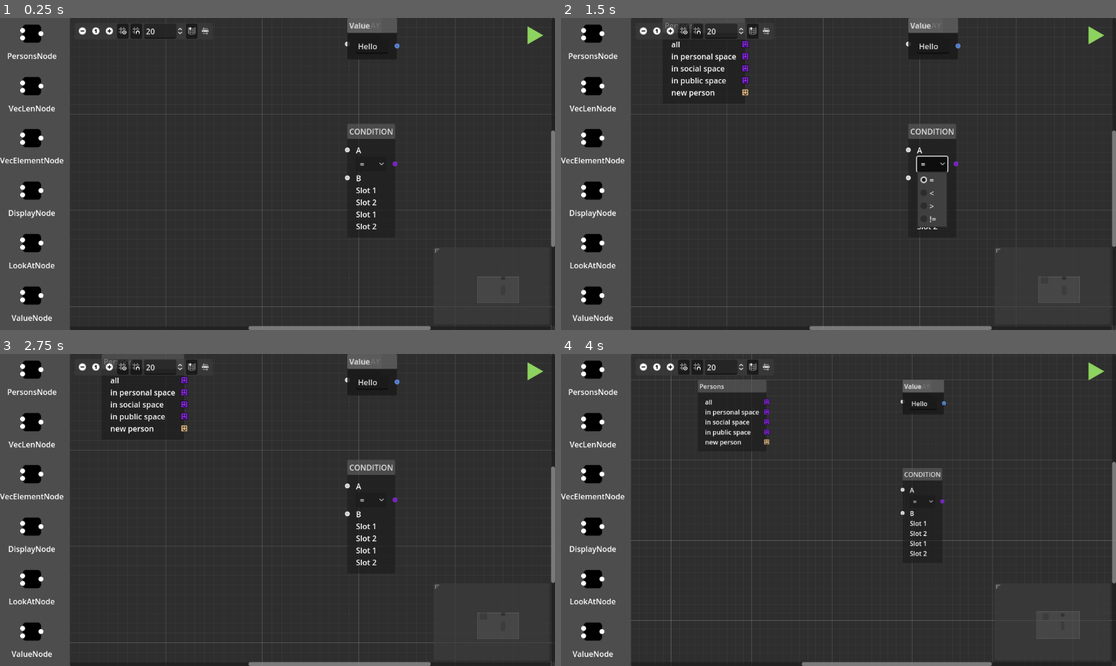
Above: before the commit, frames 1-4 (two rows, left to right).
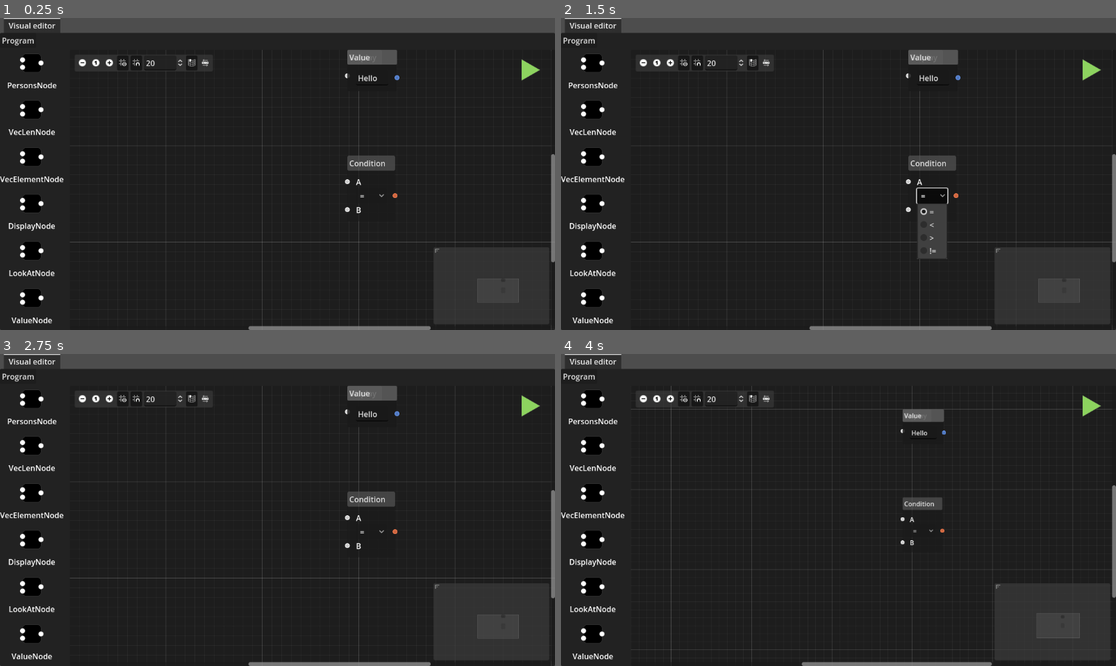
Above: after the commit, the same moments.

Repository: severin-lemaignan/VisualCodeEditor
Game: Godot game, scene res://nodeeditor.tscn
The game is run twice, just before and just after one commit, with the same random seed, the same clock (stepped at 60 frames per second) and the same inputs.
Inputs (mouse positions are in pixels of both pictures, inside the frame that each line leads up to; where the layout moved, square brackets give the same spot in the first picture):
- Up to frame 1 (0.25 s): no input
- Up to frame 2 (1.5 s): click (594, 36) at 0.52 s; click "=" at 1.25 s
- Up to frame 3 (2.75 s): click (532, 407) [538, 372] at 2 s
- Up to frame 4 (4 s): click (1093, 407) [1099, 372] at 2.75 s; click (644, 397) [644, 366] at 3.5 s

The runs differ from the first frame. In frame 1, 19% of the frame differs, in the area x 0-100%, y 0-100%; in frame 2, 20%; in frame 3, 20%; in frame 4, 20%.

Commit message:
WIP on main window + other small stuff

Diff:
--- a/GraphEdit.gd
+++ b/GraphEdit.gd
@@ -7,6 +7,7 @@
 
 	for t in Constants.Type:
 			add_valid_connection_type(Constants.Type[t] | Constants.Type.VECTOR, Constants.Type.VECTOR)
+			add_valid_connection_type(Constants.Type[t], Constants.Type.ANY)
 
 	for i in Constants.COMPATIBLE_PORTS_TYPE.keys():
 		for o in Constants.COMPATIBLE_PORTS_TYPE[i]:
--- /dev/null
+++ b/UI.tres
@@ -0,0 +1,6 @@
+[gd_resource type="Theme" load_steps=2 format=3 uid="uid://bw15wljpsw2p8"]
+
+[sub_resource type="StyleBoxFlat" id="StyleBoxFlat_l6ooc"]
+
+[resource]
+PopupMenu/styles/panel = SubResource("StyleBoxFlat_l6ooc")
--- a/constants.gd
+++ b/constants.gd
@@ -46,3 +46,10 @@
 # to this input port.
 # Connection of matching types are implicit and do not need to be specified.
 var COMPATIBLE_PORTS_TYPE = {Type.TF_FRAME: [Type.PERSON]}
+
+func nb_outputs(slots):
+	var nb = 0
+	for s in slots:
+		if s[2]:
+			nb += 1
+	return nb
--- /dev/null
+++ b/main.gd
@@ -0,0 +1,11 @@
+extends Control
+
+
+# Called when the node enters the scene tree for the first time.
+func _ready():
+	pass
+
+
+# Called every frame. 'delta' is the elapsed time since the previous frame.
+func _process(delta):
+	pass
--- a/nodeeditor.gd
+++ b/nodeeditor.gd
@@ -1,13 +1,12 @@
 extends Control
 
-@onready var NodeLibrary = $NodesLibrary
-@onready var Graph = $Panels/GraphEdit
-@onready var BtnContainer = $Panels/BtnContainer
+@onready var NodesLibrary = $NodesLibrary
+@onready var Graph = $"VBoxContainer/Panels/GraphEdit"
+@onready var BtnContainer = $VBoxContainer/Panels/BtnContainer
 
 # Called when the node enters the scene tree for the first time.
 func _ready():
-	$NodesLibrary.hide()
-	$Panels.show()
+	NodesLibrary.hide()
 
 	add_part("DisplayNode")
 	add_part("ConditionNode")
@@ -22,7 +21,7 @@
 	pass
 
 func add_part(node_name: String):
-	var part: GraphNode = NodeLibrary.get_node(node_name).duplicate()
+	var part: GraphNode = NodesLibrary.get_node(node_name).duplicate()
 	Graph.add_child(part, true) # Use a friendly node name to help with save/load later
 	part.position_offset.x = get_viewport().get_mouse_position().x
 
@@ -30,7 +29,7 @@
 	clear_graph()
 	for node in graph_data.nodes:
 		# Get new node from factory autoload (singleton)
-		var gnode = NodeLibrary.get_node(node.type)
+		var gnode = NodesLibrary.get_node(node.type)
 		gnode.offset = node.offset
 		gnode.name = node.name
 		Graph.add_child(gnode)
--- a/nodeeditor.tscn
+++ b/nodeeditor.tscn
@@ -1,6 +1,7 @@
-[gd_scene load_steps=13 format=3 uid="uid://c4ksq303e1yo2"]
+[gd_scene load_steps=15 format=3 uid="uid://c4ksq303e1yo2"]
 
 [ext_resource type="Script" path="res://nodeeditor.gd" id="1_dafuw"]
+[ext_resource type="Script" path="res://main.gd" id="1_qcn85"]
 [ext_resource type="PackedScene" uid="uid://nwf7c00xvug4" path="res://node_btn.tscn" id="2_02rvu"]
 [ext_resource type="Script" path="res://GraphEdit.gd" id="2_ptuir"]
 [ext_resource type="Script" path="res://nodes/LookAtNode.gd" id="4_a3m8u"]
@@ -9,9 +10,10 @@
 [ext_resource type="Script" path="res://nodes/VecLenNode.gd" id="4_qvut4"]
 [ext_resource type="Script" path="res://nodes/VecElementNode.gd" id="5_3vrbi"]
 [ext_resource type="Texture2D" uid="uid://dwhtjslwknta" path="res://res/person.svg" id="5_8guv1"]
-[ext_resource type="Script" path="res://nodes/Node.gd" id="5_k6o80"]
 [ext_resource type="Texture2D" uid="uid://bcydpepfj14rx" path="res://res/play.svg" id="5_ngxnr"]
 [ext_resource type="Script" path="res://nodes/PersonsNode.gd" id="6_e76wd"]
+[ext_resource type="Script" path="res://nodes/DisplayNode.gd" id="7_ualx4"]
+[ext_resource type="Script" path="res://nodes/ConditionNode.gd" id="12_81ksd"]
 
 [node name="NodeEditor" type="Control"]
 layout_mode = 3
@@ -20,9 +22,9 @@
 anchor_bottom = 1.0
 grow_horizontal = 2
 grow_vertical = 2
-script = ExtResource("1_dafuw")
-
-[node name="Panels" type="HSplitContainer" parent="."]
+script = ExtResource("1_qcn85")
+
+[node name="MainLayout" type="VBoxContainer" parent="."]
 layout_mode = 1
 anchors_preset = 15
 anchor_right = 1.0
@@ -30,45 +32,20 @@
 grow_horizontal = 2
 grow_vertical = 2
 
-[node name="BtnContainer" type="VBoxContainer" parent="Panels"]
-custom_minimum_size = Vector2(50, 0)
-layout_mode = 2
-
-[node name="PersonsBtn" parent="Panels/BtnContainer" instance=ExtResource("2_02rvu")]
-layout_mode = 2
-node_name = "PersonsNode"
-
-[node name="VecLenBtn" parent="Panels/BtnContainer" instance=ExtResource("2_02rvu")]
-layout_mode = 2
-node_name = "VecLenNode"
-
-[node name="VecElement" parent="Panels/BtnContainer" instance=ExtResource("2_02rvu")]
-layout_mode = 2
-node_name = "VecElementNode"
-
-[node name="DisplayBtn" parent="Panels/BtnContainer" instance=ExtResource("2_02rvu")]
-layout_mode = 2
-node_name = "DisplayNode"
-
-[node name="LookAtBtn" parent="Panels/BtnContainer" instance=ExtResource("2_02rvu")]
-layout_mode = 2
-node_name = "LookAtNode"
-
-[node name="ValueBtn" parent="Panels/BtnContainer" instance=ExtResource("2_02rvu")]
-layout_mode = 2
-node_name = "ValueNode"
-
-[node name="GraphEdit" type="GraphEdit" parent="Panels"]
-layout_mode = 2
-right_disconnects = true
-script = ExtResource("2_ptuir")
-
-[node name="NodesLibrary" type="Control" parent="."]
-anchors_preset = 0
-offset_right = 40.0
-offset_bottom = 40.0
-
-[node name="ValueNode" type="GraphNode" parent="NodesLibrary"]
+[node name="TabContainer" type="TabContainer" parent="MainLayout"]
+layout_mode = 2
+size_flags_vertical = 3
+drag_to_rearrange_enabled = true
+
+[node name="Visual editor" type="PanelContainer" parent="MainLayout/TabContainer"]
+layout_mode = 2
+script = ExtResource("1_dafuw")
+
+[node name="NodesLibrary" type="Control" parent="MainLayout/TabContainer/Visual editor"]
+visible = false
+layout_mode = 2
+
+[node name="ValueNode" type="GraphNode" parent="MainLayout/TabContainer/Visual editor/NodesLibrary"]
 layout_mode = 0
 offset_left = 600.0
 offset_top = 93.0
@@ -86,12 +63,12 @@
 slot/0/draw_stylebox = true
 script = ExtResource("4_e1hqw")
 
-[node name="LineEdit" type="LineEdit" parent="NodesLibrary/ValueNode"]
+[node name="LineEdit" type="LineEdit" parent="MainLayout/TabContainer/Visual editor/NodesLibrary/ValueNode"]
 layout_mode = 2
 text = "Hello"
 placeholder_text = "type..."
 
-[node name="VecLenNode" type="GraphNode" parent="NodesLibrary"]
+[node name="VecLenNode" type="GraphNode" parent="MainLayout/TabContainer/Visual editor/NodesLibrary"]
 layout_mode = 0
 offset_left = 324.0
 offset_top = -19.0
@@ -109,12 +86,12 @@
 slot/0/draw_stylebox = true
 script = ExtResource("4_qvut4")
 
-[node name="LineEdit" type="Label" parent="NodesLibrary/VecLenNode"]
+[node name="LineEdit" type="Label" parent="MainLayout/TabContainer/Visual editor/NodesLibrary/VecLenNode"]
 layout_mode = 2
 text = "0
 "
 
-[node name="VecElementNode" type="GraphNode" parent="NodesLibrary"]
+[node name="VecElementNode" type="GraphNode" parent="MainLayout/TabContainer/Visual editor/NodesLibrary"]
 layout_mode = 0
 offset_left = 331.0
 offset_top = 101.0
@@ -132,16 +109,16 @@
 slot/0/draw_stylebox = true
 script = ExtResource("5_3vrbi")
 
-[node name="ElemNum" type="SpinBox" parent="NodesLibrary/VecElementNode"]
-layout_mode = 2
-
-[node name="DisplayNode" type="GraphNode" parent="NodesLibrary"]
+[node name="ElemNum" type="SpinBox" parent="MainLayout/TabContainer/Visual editor/NodesLibrary/VecElementNode"]
+layout_mode = 2
+
+[node name="DisplayNode" type="GraphNode" parent="MainLayout/TabContainer/Visual editor/NodesLibrary"]
 layout_mode = 0
 offset_left = 713.0
 offset_top = 208.0
 offset_right = 785.0
 offset_bottom = 286.0
-title = "DISPLAY"
+title = "Display"
 slot/0/left_enabled = true
 slot/0/left_type = 0
 slot/0/left_color = Color(1, 1, 1, 1)
@@ -151,11 +128,12 @@
 slot/0/right_color = Color(1, 1, 1, 1)
 slot/0/right_icon = null
 slot/0/draw_stylebox = true
-
-[node name="Label" type="Label" parent="NodesLibrary/DisplayNode"]
-layout_mode = 2
-
-[node name="LookAtNode" type="GraphNode" parent="NodesLibrary"]
+script = ExtResource("7_ualx4")
+
+[node name="Label" type="Label" parent="MainLayout/TabContainer/Visual editor/NodesLibrary/DisplayNode"]
+layout_mode = 2
+
+[node name="LookAtNode" type="GraphNode" parent="MainLayout/TabContainer/Visual editor/NodesLibrary"]
 layout_mode = 0
 offset_left = 445.0
 offset_top = 239.0
@@ -173,10 +151,10 @@
 slot/0/draw_stylebox = true
 script = ExtResource("4_a3m8u")
 
-[node name="Label" type="Label" parent="NodesLibrary/LookAtNode"]
-layout_mode = 2
-
-[node name="PersonsNode" type="GraphNode" parent="NodesLibrary"]
+[node name="Label" type="Label" parent="MainLayout/TabContainer/Visual editor/NodesLibrary/LookAtNode"]
+layout_mode = 2
+
+[node name="PersonsNode" type="GraphNode" parent="MainLayout/TabContainer/Visual editor/NodesLibrary"]
 layout_mode = 0
 offset_left = 39.0
 offset_top = 24.0
@@ -230,32 +208,32 @@
 slot/4/draw_stylebox = true
 script = ExtResource("6_e76wd")
 
-[node name="Label4" type="Label" parent="NodesLibrary/PersonsNode"]
+[node name="Label4" type="Label" parent="MainLayout/TabContainer/Visual editor/NodesLibrary/PersonsNode"]
 layout_mode = 2
 text = "all
 "
 
-[node name="Label" type="Label" parent="NodesLibrary/PersonsNode"]
+[node name="Label" type="Label" parent="MainLayout/TabContainer/Visual editor/NodesLibrary/PersonsNode"]
 layout_mode = 2
 text = "in personal space
 "
 
-[node name="Label2" type="Label" parent="NodesLibrary/PersonsNode"]
+[node name="Label2" type="Label" parent="MainLayout/TabContainer/Visual editor/NodesLibrary/PersonsNode"]
 layout_mode = 2
 text = "in social space
 "
 
-[node name="Label3" type="Label" parent="NodesLibrary/PersonsNode"]
+[node name="Label3" type="Label" parent="MainLayout/TabContainer/Visual editor/NodesLibrary/PersonsNode"]
 layout_mode = 2
 text = "in public space
 "
 
-[node name="Label5" type="Label" parent="NodesLibrary/PersonsNode"]
+[node name="Label5" type="Label" parent="MainLayout/TabContainer/Visual editor/NodesLibrary/PersonsNode"]
 layout_mode = 2
 text = "new person
 "
 
-[node name="ConditionNode" type="GraphNode" parent="NodesLibrary"]
+[node name="ConditionNode" type="GraphNode" parent="MainLayout/TabContainer/Visual editor/NodesLibrary"]
 custom_minimum_size = Vector2(50, 50)
 layout_mode = 0
 offset_left = 789.0
@@ -264,7 +242,7 @@
 offset_bottom = 174.0
 mouse_filter = 1
 position_offset = Vector2(450, 220)
-title = "CONDITION"
+title = "Condition"
 slot/0/left_enabled = true
 slot/0/left_type = 0
 slot/0/left_color = Color(1, 1, 1, 1)
@@ -292,13 +270,13 @@
 slot/2/right_color = Color(1, 1, 1, 1)
 slot/2/right_icon = null
 slot/2/draw_stylebox = true
-script = ExtResource("5_k6o80")
-
-[node name="Label" type="Label" parent="NodesLibrary/ConditionNode"]
+script = ExtResource("12_81ksd")
+
+[node name="Label" type="Label" parent="MainLayout/TabContainer/Visual editor/NodesLibrary/ConditionNode"]
 layout_mode = 2
 text = "A"
 
-[node name="OptionButton" type="OptionButton" parent="NodesLibrary/ConditionNode"]
+[node name="OptionButton" type="OptionButton" parent="MainLayout/TabContainer/Visual editor/NodesLibrary/ConditionNode"]
 layout_mode = 2
 item_count = 4
 selected = 0
@@ -311,32 +289,86 @@
 popup/item_3/text = "!="
 popup/item_3/id = 3
 
-[node name="Label2" type="Label" parent="NodesLibrary/ConditionNode"]
+[node name="Label2" type="Label" parent="MainLayout/TabContainer/Visual editor/NodesLibrary/ConditionNode"]
 layout_mode = 2
 text = "B"
 
-[node name="HBoxContainer" type="HBoxContainer" parent="."]
+[node name="VBoxContainer" type="VBoxContainer" parent="MainLayout/TabContainer/Visual editor"]
+layout_mode = 2
+
+[node name="MenuBar" type="MenuBar" parent="MainLayout/TabContainer/Visual editor/VBoxContainer"]
+layout_mode = 2
+
+[node name="Program" type="PopupMenu" parent="MainLayout/TabContainer/Visual editor/VBoxContainer/MenuBar"]
+title = "File"
+item_count = 3
+item_0/text = "New"
+item_0/id = 0
+item_1/text = "Save"
+item_1/id = 1
+item_2/text = "Open"
+item_2/id = 2
+
+[node name="Panels" type="HSplitContainer" parent="MainLayout/TabContainer/Visual editor/VBoxContainer"]
+layout_mode = 2
+size_flags_vertical = 3
+
+[node name="BtnContainer" type="VBoxContainer" parent="MainLayout/TabContainer/Visual editor/VBoxContainer/Panels"]
+custom_minimum_size = Vector2(50, 0)
+layout_mode = 2
+
+[node name="PersonsBtn" parent="MainLayout/TabContainer/Visual editor/VBoxContainer/Panels/BtnContainer" instance=ExtResource("2_02rvu")]
+layout_mode = 2
+node_name = "PersonsNode"
+
+[node name="VecLenBtn" parent="MainLayout/TabContainer/Visual editor/VBoxContainer/Panels/BtnContainer" instance=ExtResource("2_02rvu")]
+layout_mode = 2
+node_name = "VecLenNode"
+
+[node name="VecElement" parent="MainLayout/TabContainer/Visual editor/VBoxContainer/Panels/BtnContainer" instance=ExtResource("2_02rvu")]
+layout_mode = 2
+node_name = "VecElementNode"
+
+[node name="DisplayBtn" parent="MainLayout/TabContainer/Visual editor/VBoxContainer/Panels/BtnContainer" instance=ExtResource("2_02rvu")]
+layout_mode = 2
+node_name = "DisplayNode"
+
+[node name="LookAtBtn" parent="MainLayout/TabContainer/Visual editor/VBoxContainer/Panels/BtnContainer" instance=ExtResource("2_02rvu")]
+layout_mode = 2
+node_name = "LookAtNode"
+
+[node name="ValueBtn" parent="MainLayout/TabContainer/Visual editor/VBoxContainer/Panels/BtnContainer" instance=ExtResource("2_02rvu")]
+layout_mode = 2
+node_name = "ValueNode"
+
+[node name="GraphEdit" type="GraphEdit" parent="MainLayout/TabContainer/Visual editor/VBoxContainer/Panels"]
+layout_mode = 2
+scroll_offset = Vector2(-26, -442)
+right_disconnects = true
+script = ExtResource("2_ptuir")
+
+[node name="HBoxContainer" type="HBoxContainer" parent="MainLayout/TabContainer/Visual editor/VBoxContainer/Panels/GraphEdit"]
 layout_mode = 1
 anchors_preset = 1
 anchor_left = 1.0
 anchor_right = 1.0
-offset_left = -58.0
-offset_top = 16.0
-offset_right = -18.0
-offset_bottom = 56.0
+offset_left = -70.0
+offset_top = 19.0
+offset_right = -30.0
+offset_bottom = 72.0
 grow_horizontal = 0
 
-[node name="PlayBtn" type="TextureButton" parent="HBoxContainer"]
+[node name="PlayBtn" type="TextureButton" parent="MainLayout/TabContainer/Visual editor/VBoxContainer/Panels/GraphEdit/HBoxContainer"]
 custom_minimum_size = Vector2(40, 40)
 layout_mode = 2
 texture_normal = ExtResource("5_ngxnr")
 ignore_texture_size = true
 stretch_mode = 4
 
-[connection signal="connection_request" from="Panels/GraphEdit" to="Panels/GraphEdit" method="_on_connection_request"]
-[connection signal="delete_nodes_request" from="Panels/GraphEdit" to="Panels/GraphEdit" method="_on_Graph_delete_nodes_request"]
-[connection signal="disconnection_request" from="Panels/GraphEdit" to="Panels/GraphEdit" method="_on_disconnection_request"]
-[connection signal="node_deselected" from="Panels/GraphEdit" to="Panels/GraphEdit" method="_on_Graph_node_deselected"]
-[connection signal="node_selected" from="Panels/GraphEdit" to="Panels/GraphEdit" method="_on_Graph_node_selected"]
-[connection signal="text_changed" from="NodesLibrary/ValueNode/LineEdit" to="NodesLibrary/ValueNode" method="update_content_type"]
-[connection signal="pressed" from="HBoxContainer/PlayBtn" to="." method="execute_graph"]
+[connection signal="text_changed" from="MainLayout/TabContainer/Visual editor/NodesLibrary/ValueNode/LineEdit" to="MainLayout/TabContainer/Visual editor/NodesLibrary/ValueNode" method="update_content_type"]
+[connection signal="connection_request" from="MainLayout/TabContainer/Visual editor/VBoxContainer/Panels/GraphEdit" to="MainLayout/TabContainer/Visual editor/VBoxContainer/Panels/GraphEdit" method="_on_connection_request"]
+[connection signal="delete_nodes_request" from="MainLayout/TabContainer/Visual editor/VBoxContainer/Panels/GraphEdit" to="MainLayout/TabContainer/Visual editor/VBoxContainer/Panels/GraphEdit" method="_on_Graph_delete_nodes_request"]
+[connection signal="disconnection_request" from="MainLayout/TabContainer/Visual editor/VBoxContainer/Panels/GraphEdit" to="MainLayout/TabContainer/Visual editor/VBoxContainer/Panels/GraphEdit" method="_on_disconnection_request"]
+[connection signal="node_deselected" from="MainLayout/TabContainer/Visual editor/VBoxContainer/Panels/GraphEdit" to="MainLayout/TabContainer/Visual editor/VBoxContainer/Panels/GraphEdit" method="_on_Graph_node_deselected"]
+[connection signal="node_selected" from="MainLayout/TabContainer/Visual editor/VBoxContainer/Panels/GraphEdit" to="MainLayout/TabContainer/Visual editor/VBoxContainer/Panels/GraphEdit" method="_on_Graph_node_selected"]
+[connection signal="pressed" from="MainLayout/TabContainer/Visual editor/VBoxContainer/Panels/GraphEdit/HBoxContainer/PlayBtn" to="." method="execute_graph"]
--- /dev/null
+++ b/nodes/ConditionNode.gd
@@ -0,0 +1,16 @@
+extends "res://nodes/Node.gd"
+
+@onready var Options = $OptionButton
+
+func _ready():
+	SLOTS = [
+		[true, Constants.Type.ANY, false, 0],
+		[false, 0, true, Constants.Type.BOOL],
+		[true, Constants.Type.ANY, false, 0],
+	]
+
+	super()
+
+
+func add_children():
+	pass
--- /dev/null
+++ b/nodes/DisplayNode.gd
@@ -0,0 +1,19 @@
+extends "res://nodes/Node.gd"
+
+@onready var label = $Label
+
+func _ready():
+	SLOTS = [
+		[true, Constants.Type.ANY, false, 0]
+	]
+
+	super()
+
+func exec(inputs):
+
+	label.text = inputs[0]
+
+	return []
+
+func add_children():
+	pass
--- a/nodes/Node.gd
+++ b/nodes/Node.gd
@@ -25,7 +25,12 @@
 func on_disconnected(from_node, from_type, on_port):
 	pass
 
+func exec(inputs):
+	# nodes must return as many output values as their number of output ports
+	return [null] * Constants.nb_outputs(SLOTS)
+
 func configure_slots():
+	clear_all_slots()
 	var idx = 0
 	for slot in SLOTS:
 		set_slot(idx,slot[0], slot[1], Constants.type_color(slot[1]),slot[2], slot[3], Constants.type_color(slot[3]),Constants.type_icon(slot[1]), Constants.type_icon(slot[3]))
--- a/nodes/ValueNode.gd
+++ b/nodes/ValueNode.gd
@@ -7,6 +7,17 @@
 
 	update_content_type($LineEdit.text)
 	super()
+
+func exec(inputs):
+
+	var text = $LineEdit.text
+
+	if text.length() == 0:
+		return [null]
+	if text.is_valid_float():
+		return [text.to_float()]
+
+	return [text]
 
 func update_content_type(text:String):
 	if text.length() == 0:
--- a/res/person.svg
+++ b/res/person.svg
@@ -9,9 +9,9 @@
    xmlns="http://www.w3.org/2000/svg"
    xmlns:sodipodi="http://sodipodi.sourceforge.net/DTD/sodipodi-0.dtd"
    xmlns:inkscape="http://www.inkscape.org/namespaces/inkscape"
-   width="15"
-   height="15"
-   viewBox="0 0 3.9687499 3.9687499"
+   width="16"
+   height="16"
+   viewBox="0 0 4.2333332 4.2333332"
    version="1.1"
    id="svg8"
    inkscape:version="0.92.5 (2060ec1f9f, 2020-04-08)"
@@ -28,9 +28,9 @@
      borderopacity="1.0"
      inkscape:pageopacity="0.0"
      inkscape:pageshadow="2"
-     inkscape:zoom="15.839192"
-     inkscape:cx="0.37164297"
-     inkscape:cy="4.8354439"
+     inkscape:zoom="31.678384"
+     inkscape:cx="8.9595425"
+     inkscape:cy="7.4125974"
      inkscape:document-units="mm"
      inkscape:current-layer="layer1"
      showgrid="true"
@@ -66,39 +66,41 @@
      inkscape:label="Layer 1"
      inkscape:groupmode="layer"
      id="layer1"
-     transform="translate(-74.034756,-89.983228)">
+     transform="translate(-74.034756,-89.718645)">
     <rect
-       style="opacity:1;vector-effect:none;fill:#ffffff;fill-opacity:1;stroke:#333333;stroke-width:0.39842901;stroke-linecap:round;stroke-linejoin:round;stroke-miterlimit:4;stroke-dasharray:none;stroke-dashoffset:0;stroke-opacity:1"
+       style="opacity:1;vector-effect:none;fill:#ffffff;fill-opacity:1;stroke:#333333;stroke-width:0.26458332;stroke-linecap:round;stroke-linejoin:round;stroke-miterlimit:4;stroke-dasharray:none;stroke-dashoffset:0;stroke-opacity:1"
        id="rect881"
-       width="3.5627654"
-       height="3.5795813"
-       x="74.241043"
-       y="90.176727"
+       width="3.9518147"
+       height="3.9704206"
+       x="74.179588"
+       y="89.847672"
        rx="0.15032439"
-       ry="0.15032439" />
-    <circle
-       r="0.27562168"
-       cy="91.287636"
-       cx="75.412865"
+       ry="0.15032437" />
+    <ellipse
+       cy="91.072411"
+       cx="75.47509"
        id="circle911"
-       style="opacity:1;vector-effect:none;fill:#ffffff;fill-opacity:1;stroke:#333333;stroke-width:0.3984625;stroke-linecap:round;stroke-linejoin:round;stroke-miterlimit:4;stroke-dasharray:none;stroke-dashoffset:0;stroke-opacity:1" />
-    <circle
-       style="opacity:1;vector-effect:none;fill:#ffffff;fill-opacity:1;stroke:#333333;stroke-width:0.3984625;stroke-linecap:round;stroke-linejoin:round;stroke-miterlimit:4;stroke-dasharray:none;stroke-dashoffset:0;stroke-opacity:1"
+       style="opacity:1;vector-effect:none;fill:#ffffff;fill-opacity:1;stroke:#333333;stroke-width:0.4252339;stroke-linecap:round;stroke-linejoin:round;stroke-miterlimit:4;stroke-dasharray:none;stroke-dashoffset:0;stroke-opacity:1"
+       rx="0.30672851"
+       ry="0.30637974" />
+    <ellipse
+       style="opacity:1;vector-effect:none;fill:#ffffff;fill-opacity:1;stroke:#333333;stroke-width:0.4252339;stroke-linecap:round;stroke-linejoin:round;stroke-miterlimit:4;stroke-dasharray:none;stroke-dashoffset:0;stroke-opacity:1"
        id="circle913"
-       cx="76.72171"
-       cy="91.287636"
-       r="0.27562168" />
+       cx="76.931648"
+       cy="91.072411"
+       rx="0.30672851"
+       ry="0.30637974" />
     <path
-       style="opacity:1;vector-effect:none;fill:#ffffff;fill-opacity:1;stroke:#333333;stroke-width:0.5291667;stroke-linecap:round;stroke-linejoin:round;stroke-miterlimit:4;stroke-dasharray:none;stroke-dashoffset:0;stroke-opacity:1"
+       style="opacity:1;vector-effect:none;fill:#ffffff;fill-opacity:1;stroke:#333333;stroke-width:0.56471968;stroke-linecap:round;stroke-linejoin:round;stroke-miterlimit:4;stroke-dasharray:none;stroke-dashoffset:0;stroke-opacity:1"
        id="circle915"
        sodipodi:type="arc"
-       sodipodi:cx="76.079803"
-       sodipodi:cy="92.338852"
-       sodipodi:rx="0.77943522"
-       sodipodi:ry="0.77943522"
+       sodipodi:cx="76.2173"
+       sodipodi:cy="92.240936"
+       sodipodi:rx="0.86740273"
+       sodipodi:ry="0.86641639"
        sodipodi:start="0.064205665"
        sodipodi:end="3.079814"
-       d="m 76.857633,92.388862 a 0.77943522,0.77943522 0 0 1 -0.778775,0.729425 0.77943522,0.77943522 0 0 1 -0.777003,-0.731313"
+       d="m 77.082916,92.296527 a 0.86740273,0.86641639 0 0 1 -0.866668,0.810825 0.86740273,0.86641639 0 0 1 -0.864696,-0.812924"
        sodipodi:open="true" />
   </g>
 </svg>
